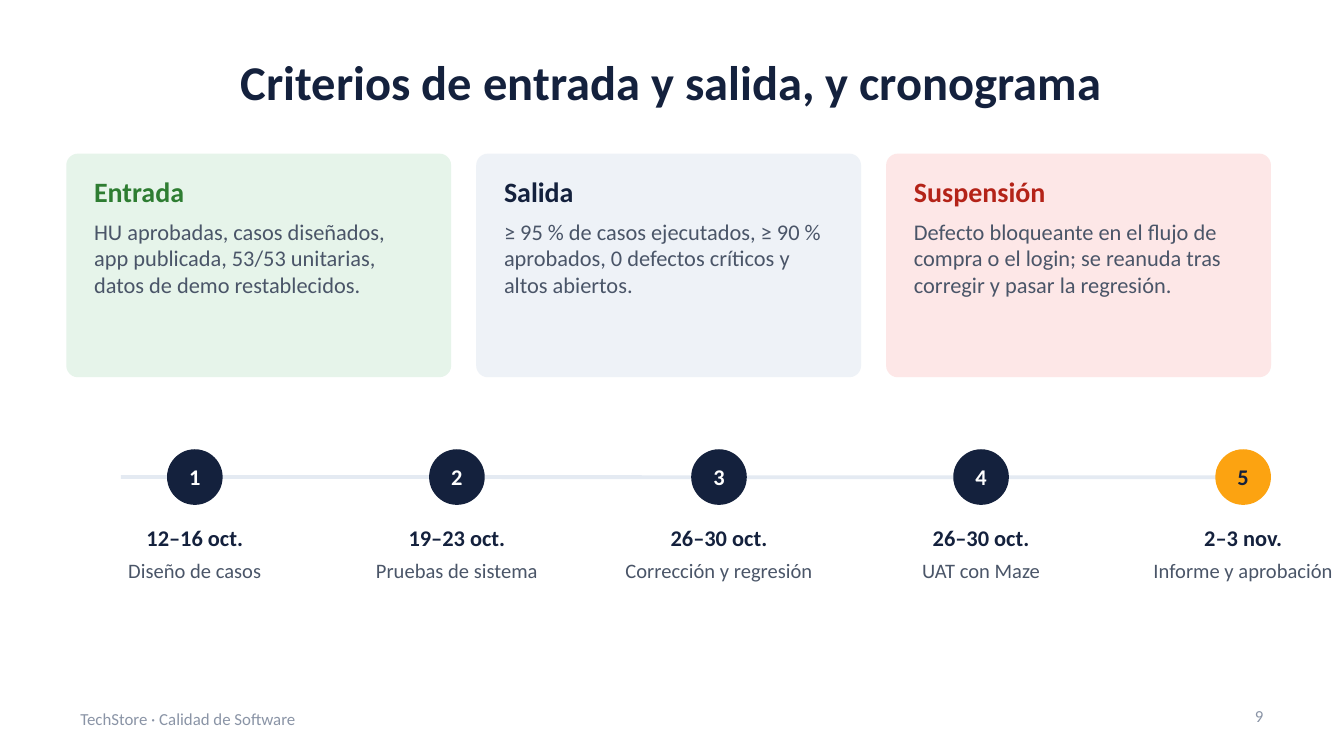
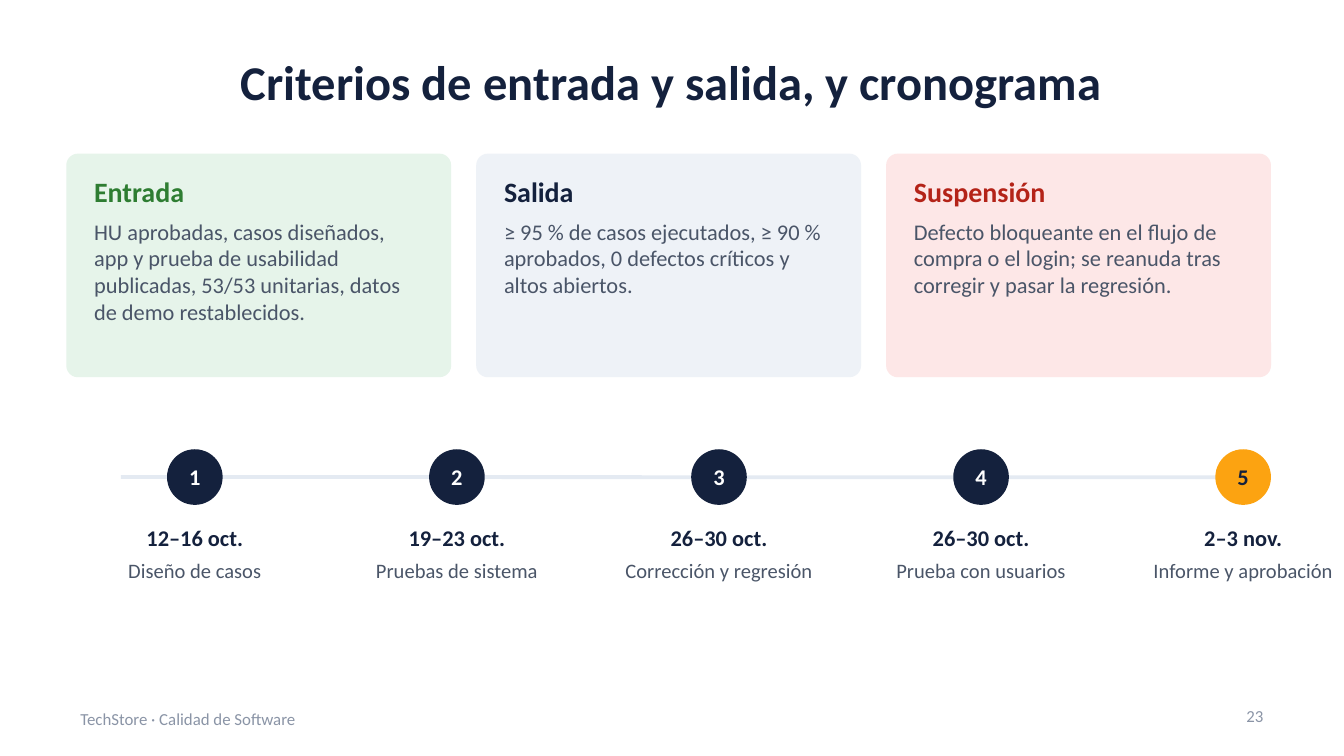
Before and after one commit to diegoaaron/calidadProyecto, a slide deck: slide 23 of docs/Presentacion_Pruebas_Calidad_Conformidad.pptx (slide 9 before the commit). Drawn at 1344x756 pixels with LibreOffice and Linux fonts; fonts in the diff are those of the drawing. Boxes give left, top, right and bottom in pixels: in the first picture for what was removed or moved away, otherwise in the second. Text is boxed around its words. In the diff, an @@ line names an element or a change of style, - is before the commit and + after.

Commit message:
Herramienta propia de usabilidad en lugar de Maze en los documentos
- Esquema, Plan de Pruebas, Plan de Calidad, Informe de HU y presentación
  del esquema: las menciones a Maze pasan a la herramienta propia
  (usabilidad.html).
- Nuevo documento de análisis de requerimientos, HU y resumen de planes.
- Presentación ampliada a 35 diapositivas.
- referencias/ excluida de git.

```diff
--- a/docs/Presentacion_Pruebas_Calidad_Conformidad.pptx
+++ b/docs/Presentacion_Pruebas_Calidad_Conformidad.pptx
@@ text at (x1=94, y1=224, x2=400, y2=320): text changed @@
-HU aprobadas, casos diseñados, app publicada, 53/53 unitarias, datos de demo restablecidos.
+HU aprobadas, casos diseñados, app y prueba de usabilidad publicadas, 53/53 unitarias, datos de demo restablecidos.
@@ text at (x1=896, y1=563, x2=1065, y2=578): text changed @@
-UAT con Maze
+Prueba con usuarios
@@ page number at (x1=1246, y1=711, x2=1263, y2=722): text changed @@
-9
+23
```
Also in this commit, not shown: 17 other slides changed, 15 slides added, 8 other files.
